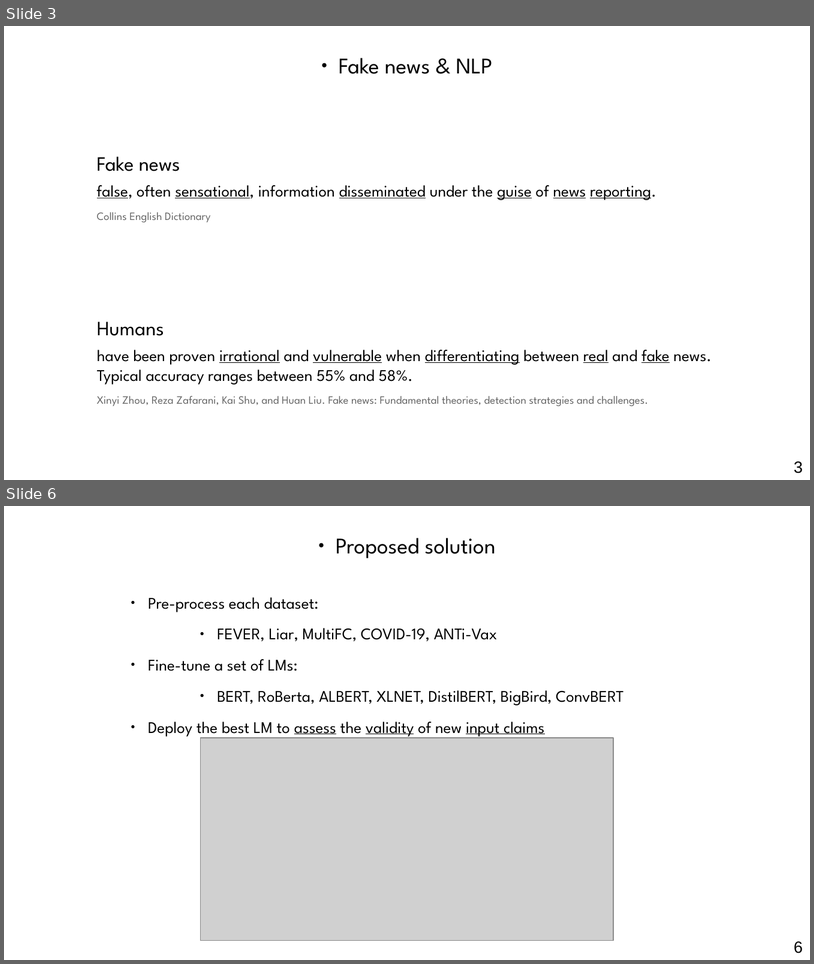
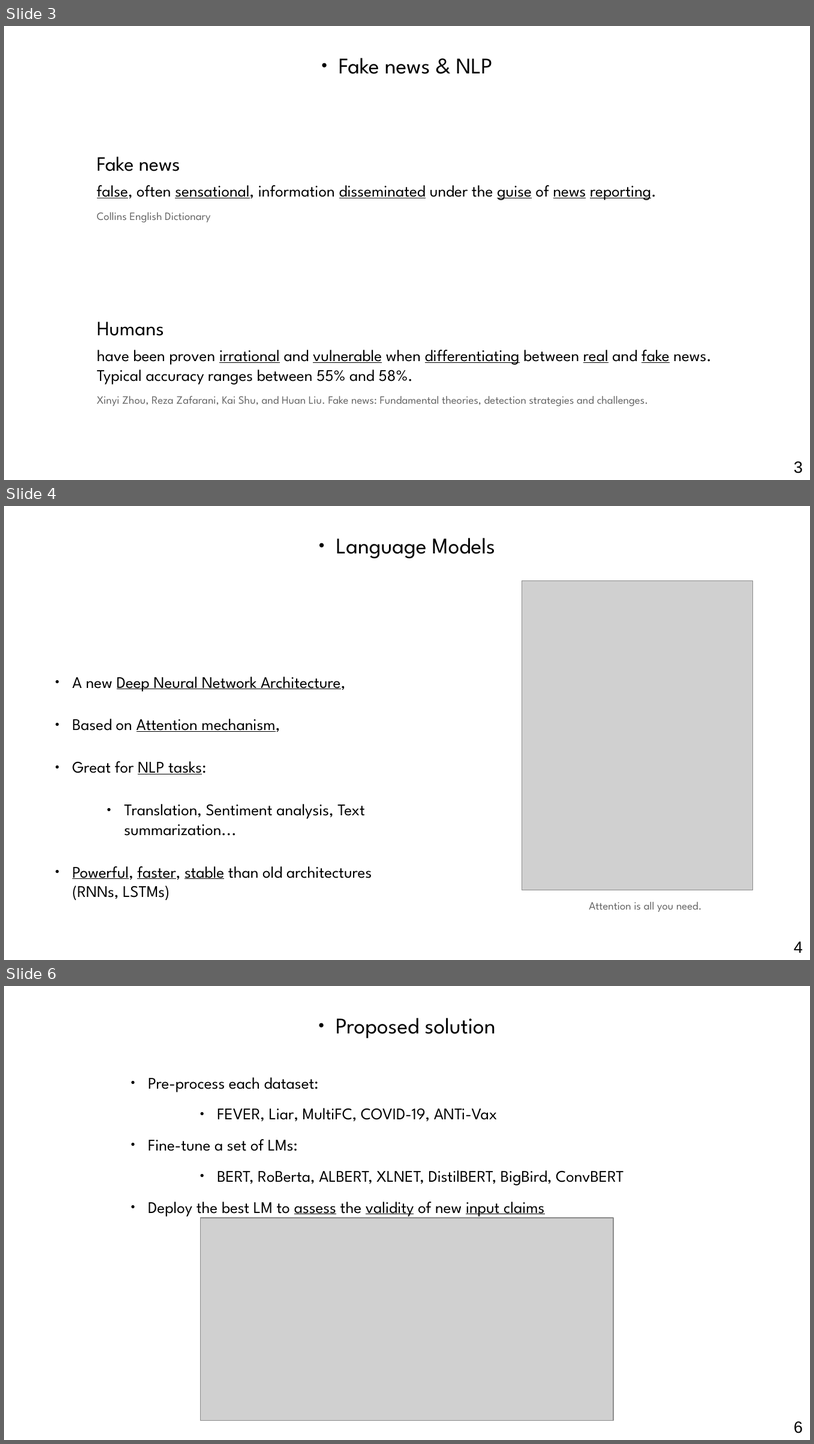
Before and after one commit to othmanelhoufi/LM-for-FactChecking, a slide deck: presentation/NLP_fact_checking.odp. Shown one above the other, each under a label of ours: slides 3 and 6 before the commit, slides 3, 4 and 6 after it; the slides between them are not shown. The pictures are 814x964 and 814x1444 pixels, drawn with LibreOffice and Linux fonts; fonts in the diff are those of the drawing; grey boxes stand for pictures. Boxes give left, top, right and bottom in pixels: in the first picture for what was removed or moved away, otherwise in the second. Text is boxed around its words. In the diff, an @@ line names an element or a change of style, - is before the commit and + after.

```diff
--- a/presentation/NLP_fact_checking.odp
+++ b/presentation/NLP_fact_checking.odp
@@ slide 4 added at [4,506,810,960], background #FFFFFF @@
@@ text added at [336,538,495,558], 22 pt, text #000000 @@
+● Language Models
@@ picture added at [522,580,753,890] @@
@@ text added at [72,676,372,900], 16 pt, text #000000 @@
+● A new Deep Neural Network Architecture,
+● Based on Attention mechanism,
+● Great for NLP tasks:
+      ● Translation, Sentiment analysis, Text summarization...
+● Powerful, faster, stable than old architectures (RNNs, LSTMs)
@@ text added at [589,901,702,912], 11 pt, text #666666 @@
+Attention is all you need.
@@ page number added at [794,941,803,952], 16 pt, text #000000 @@
+4
```
Also in this commit, not shown: 1 slide changed, 1 other slide added, 2 slides removed.
